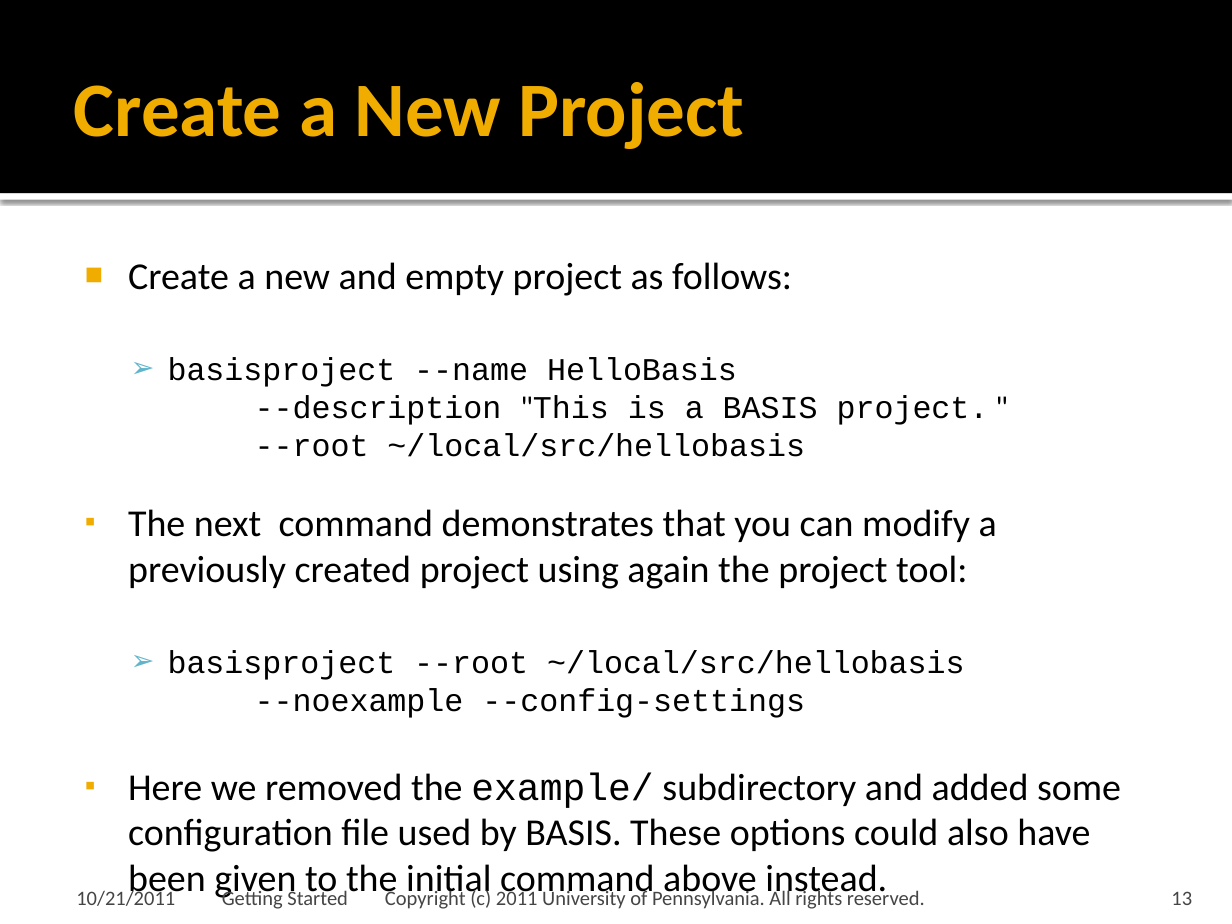
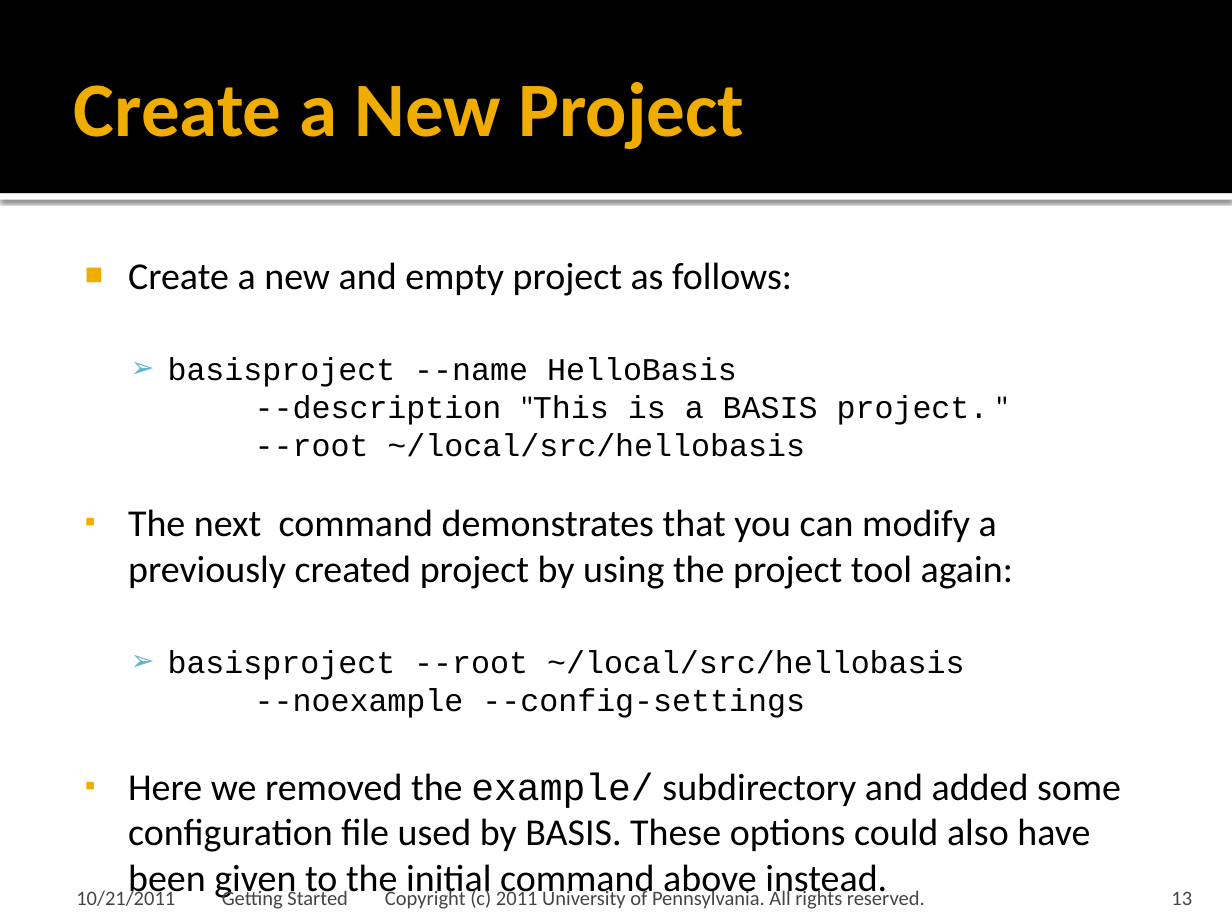
Before and after one commit to cmake-basis/legacy, a slide deck: slide 13 of doc/tutorials/BASIS Quick Start Guide - 01 Getting Started.pptx. Drawn at 1232x924 pixels with LibreOffice and Linux fonts; fonts in the diff are those of the drawing. Boxes give left, top, right and bottom in pixels: in the first picture for what was removed or moved away, otherwise in the second. Text is boxed around its words. In the diff, an @@ line names an element or a change of style, - is before the commit and + after.

```diff
--- a/doc/tutorials/BASIS Quick Start Guide - 01 Getting Started.pptx
+++ b/doc/tutorials/BASIS Quick Start Guide - 01 Getting Started.pptx
@@ text at (128, 509, 1013, 589): text changed @@
-▪ The next command demonstrates that you can modify a previously created project using again the project tool:
+▪ The next command demonstrates that you can modify a previously created project by using the project tool again:
```
Also in this commit, not shown: 1 other slide changed.
